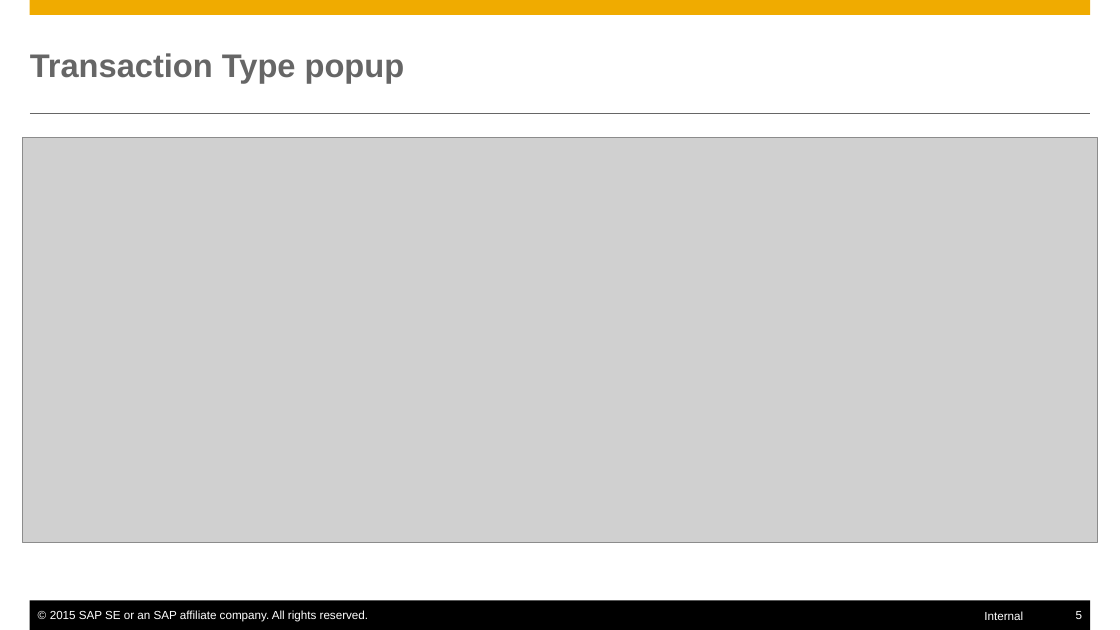
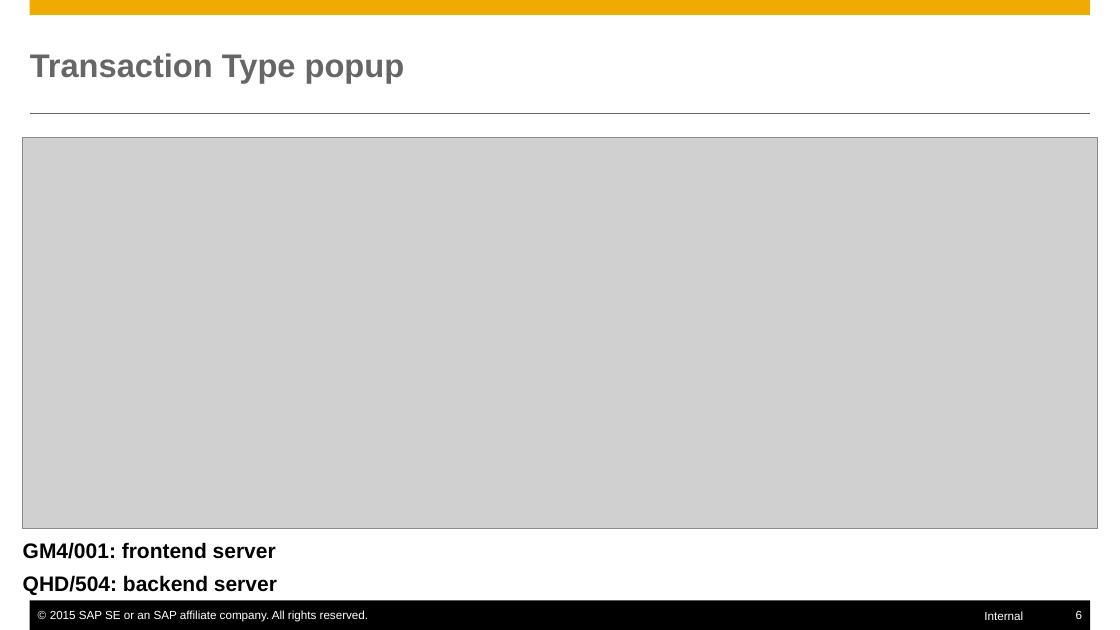
Before and after one commit to mxpang/jerryslide, a slide deck: slide 6 of training/03_Jerry_Fiori.pptx (slide 5 before the commit). Drawn at 1120x630 pixels with LibreOffice and Linux fonts; fonts in the diff are those of the drawing; grey boxes stand for pictures. Boxes give left, top, right and bottom in pixels: in the first picture for what was removed or moved away, otherwise in the second. Text is boxed around its words. In the diff, an @@ line names an element or a change of style, - is before the commit and + after.

```diff
--- a/training/03_Jerry_Fiori.pptx
+++ b/training/03_Jerry_Fiori.pptx
@@ picture: place and size @@
-picture at (23, 138, 1096, 543)
+picture at (23, 138, 1096, 529)
@@ text added at (23, 542, 277, 595), 18 pt, text #000000, bold @@
+GM4/001: frontend server
+QHD/504: backend server
```
Also in this commit, not shown: 2 other slides changed, 1 slide added, 5 other files.
